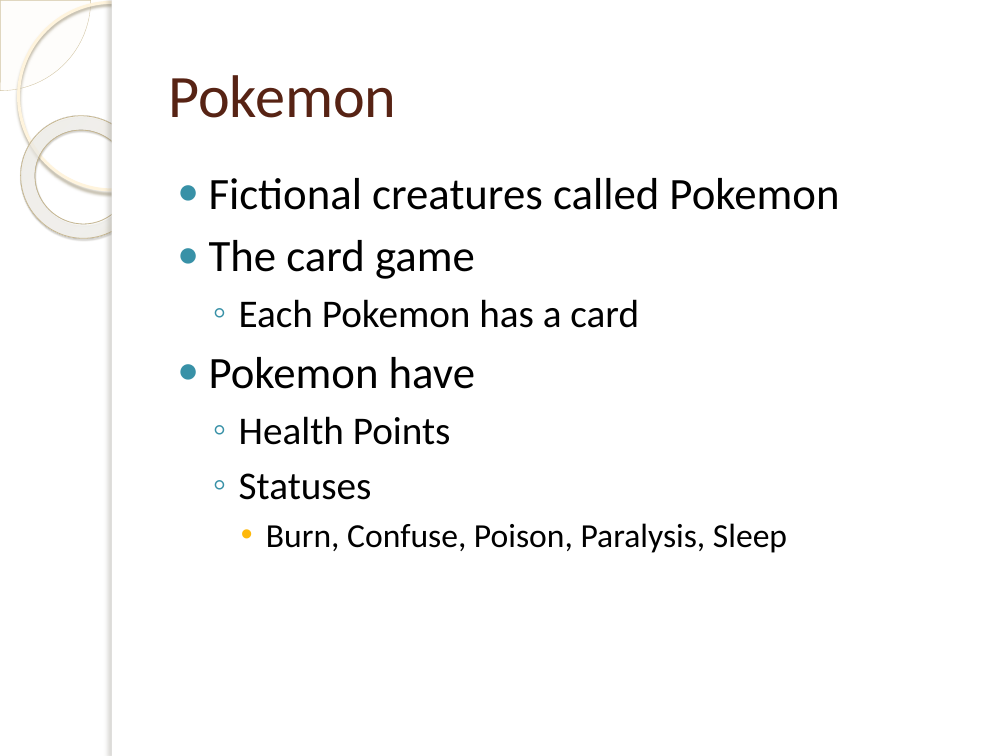
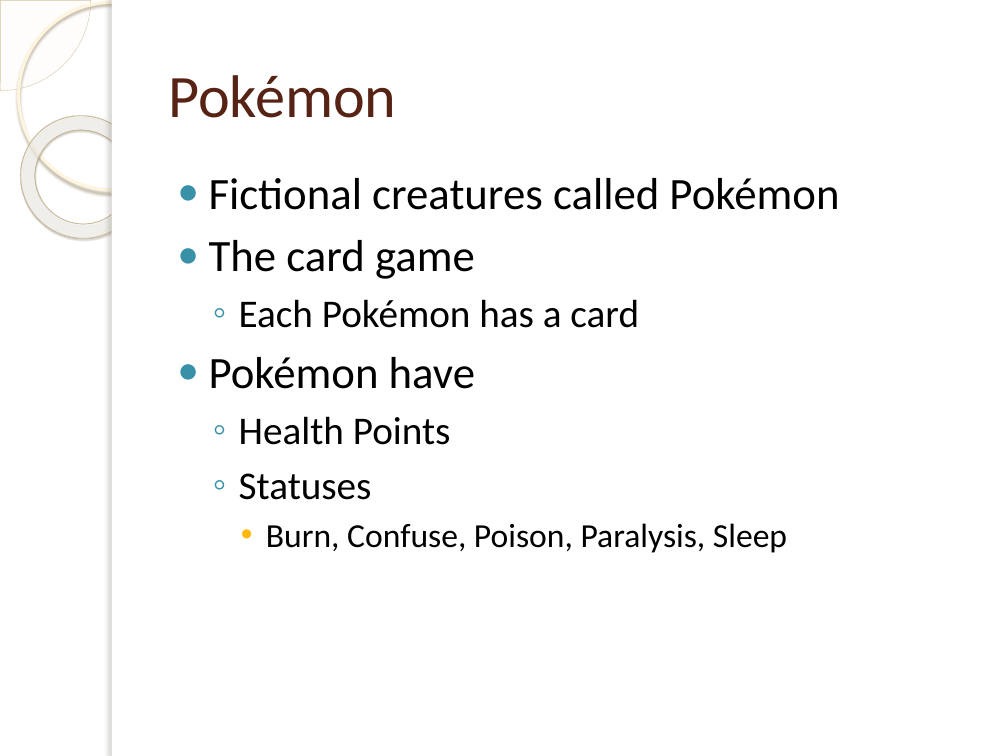
Before and after one commit to borisv13/PokemonTool, a slide deck: slide 2 of docs/PokemonTool.pptx. Drawn at 1008x756 pixels with LibreOffice and Linux fonts; fonts in the diff are those of the drawing; background and template pictures are left out. Boxes give left, top, right and bottom in pixels: in the first picture for what was removed or moved away, otherwise in the second. Text is boxed around its words. In the diff, an @@ line names an element or a change of style, - is before the commit and + after.

```diff
--- a/docs/PokemonTool.pptx
+++ b/docs/PokemonTool.pptx
@@ title at box(168, 75, 396, 118): text changed @@
-Pokemon
+Pokémon
@@ text at box(209, 178, 839, 210): text changed @@
-● Fictional creatures called Pokemon
+● Fictional creatures called Pokémon
@@ text at box(209, 299, 639, 389): text changed @@
-  ◦ Each Pokemon has a card
-● Pokemon have
+  ◦ Each Pokémon has a card
+● Pokémon have
```
Also in this commit, not shown: 2 other slides changed, 1 other file.
